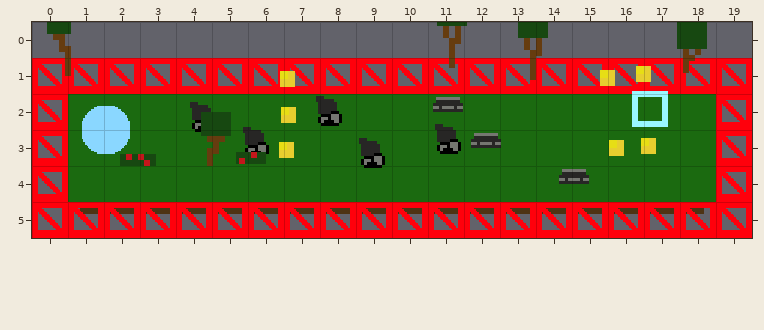
Tiled map (JSON) -- assets/levels/level4.json. Above is the file before it was changed.
Cells are 24x24 px. Shown: x 0..19, y 0..5.
Once edited:
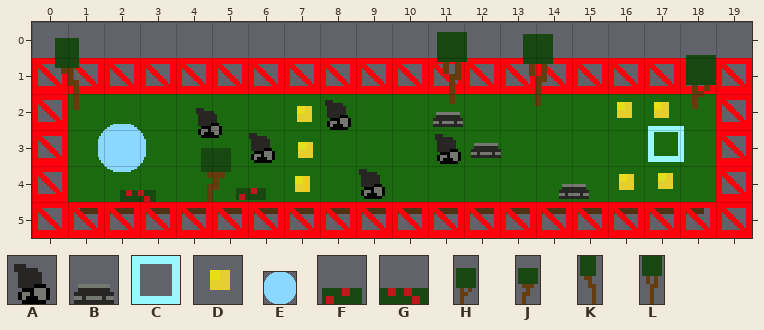
Key: from "enemy_bomb": A 0; from "enemy_sheet": B 0; from "object_sheet": C 0, D 1; from "player": E 0; from "scenery": F 0 "bush3", G 1 "bush2", H 3 "tree3", J 4 "tree4", K 5 "tree2", L 6 "tree1".
Objects are placed by their top-left corner, in cells (3,4 is the top-left corner of cell 3,4); size is 1x1 cell unless given.
What changed:
Layer "objects":
changed: L "tree" at 11.7,0.3 size 1x2 -> L "tree" at 11.7,1.3 size 1x2
changed: L "tree" at 13.9,0.6 size 1x2 -> L "tree" at 14,1.3 size 1x2
changed: H "tree" at 18.3,0.4 size 1x2 -> H "tree" at 18.6,1.4 size 1x2
changed: B "turret" at 11.5,2 -> B "turret" at 11.5,2.4
changed: K "tree" at 0.8,0.5 size 1x2 -> K "tree" at 1,1.5 size 1x2
changed: A "bouncer" at 8.2,2.4 -> A "bouncer" at 8.5,2.5
changed: D "coin" at 17,2 -> D "coin" at 17.5,3
changed: D "coin" at 16,2 -> D "coin" at 16.4,3
changed: D "coin" at 7.1,2.1 -> D "coin" at 7.5,3
changed: B "turret" at 12.6,3 -> B "turret" at 12.6,3.3
changed: A "bouncer" at 11.5,3.2 -> A "bouncer" at 11.5,3.5
changed: E "player" at 1.9,2.8 size 1.3x1.3 -> E "player" at 2.3,3.3 size 1.3x1.3
changed: C "goal" at 17.2,2.9 -> C "goal" at 17.6,3.9
changed: D "coin" at 7.1,3.1 -> D "coin" at 7.5,4
changed: B "turret" at 15,4 -> B "turret" at 15,4.4
changed: A "bouncer" at 9.5,3.5 -> A "bouncer" at 9.5,4.4
changed: D "coin" at 17.1,4 -> D "coin" at 17.5,4.9
changed: D "coin" at 16.2,4 -> D "coin" at 16.5,5
changed: F "bush" at 6.1,4 -> F "bush" at 6.1,5
changed: D "coin" at 7,4 -> D "coin" at 7.5,5
changed: G "bush" at 3,4 -> G "bush" at 3,5
changed: J "tree" at 5.1,3 size 1x2 -> J "tree" at 5.1,4 size 1x2
